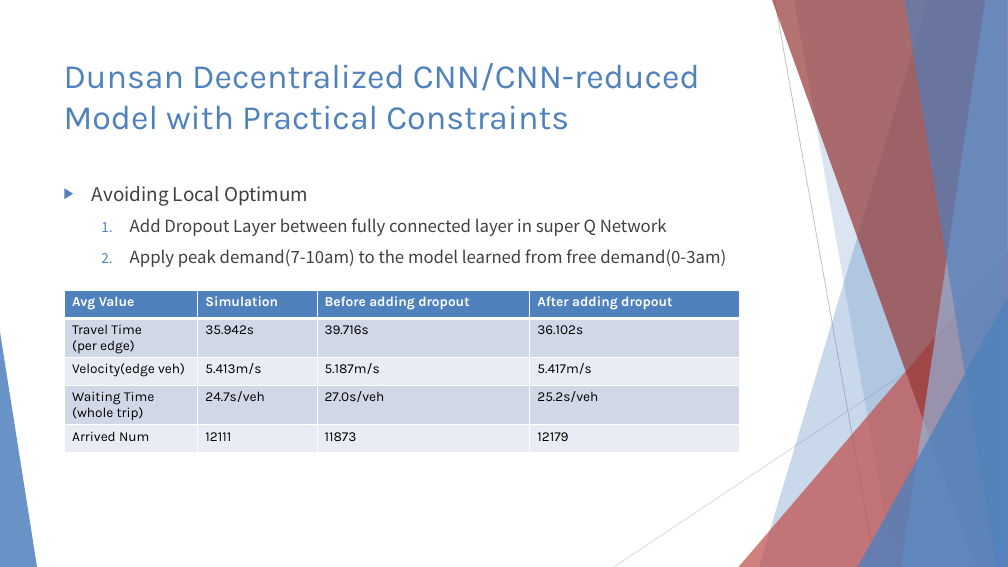
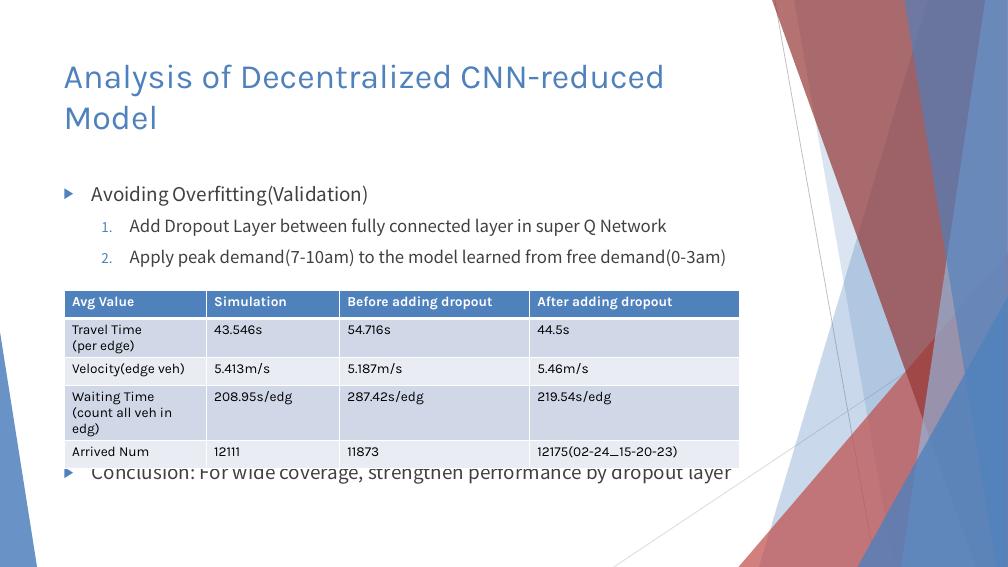
Before and after one commit to 3neutronstar/rl-constraints-traffic, a slide deck: slide 15 of Traffic Optimization Final Speech.pptx (slide 14 before the commit). Drawn at 1008x567 pixels with LibreOffice and Linux fonts; fonts in the diff are those of the drawing. Boxes give left, top, right and bottom in pixels: in the first picture for what was removed or moved away, otherwise in the second. Text is boxed around its words. In the diff, an @@ line names an element or a change of style, - is before the commit and + after.

```diff
--- a/Traffic Optimization Final Speech.pptx
+++ b/Traffic Optimization Final Speech.pptx
@@ title at (64, 64, 665, 130): text changed @@
-Dunsan Decentralized CNN/CNN-reduced Model with Practical Constraints
+Analysis of Decentralized CNN-reduced Model
@@ text at (92, 185, 369, 206): text changed @@
-▶ Avoiding Local Optimum
+▶ Avoiding Overfitting(Validation)
@@ table at (65, 290, 740, 462) @@
-row 2: Travel Time / (per edge) | 35.942s | 39.716s | 36.102s
+row 2: Travel Time / (per edge) | 43.546s | 54.716s | 44.5s
-row 3, column 4: 5.417m/s
+row 3, column 4: 5.46m/s
-row 4: Waiting Time (whole trip) | 24.7s/veh | 27.0s/veh | 25.2s/veh
+row 4: Waiting Time (count all veh in edg) | 208.95s/edg | 287.42s/edg | 219.54s/edg
-row 5, column 4: 12179
+row 5, column 4: 12175(02-24_15-20-23)
@@ text at (92, 469, 732, 484): paragraph added @@
+▶ Conclusion: For wide coverage, strengthen performance by dropout layer
```
Also in this commit, not shown: 7 other slides changed, 2 slides added, 1 slide removed, 5 other files.
